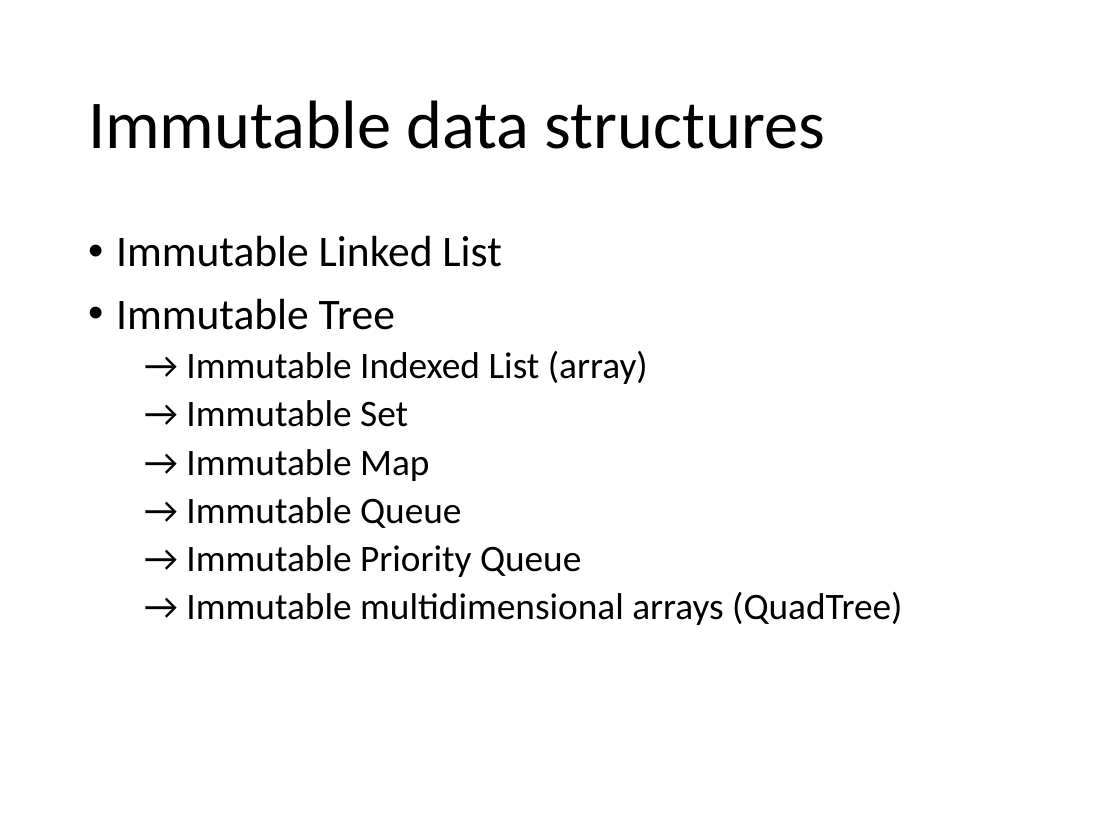
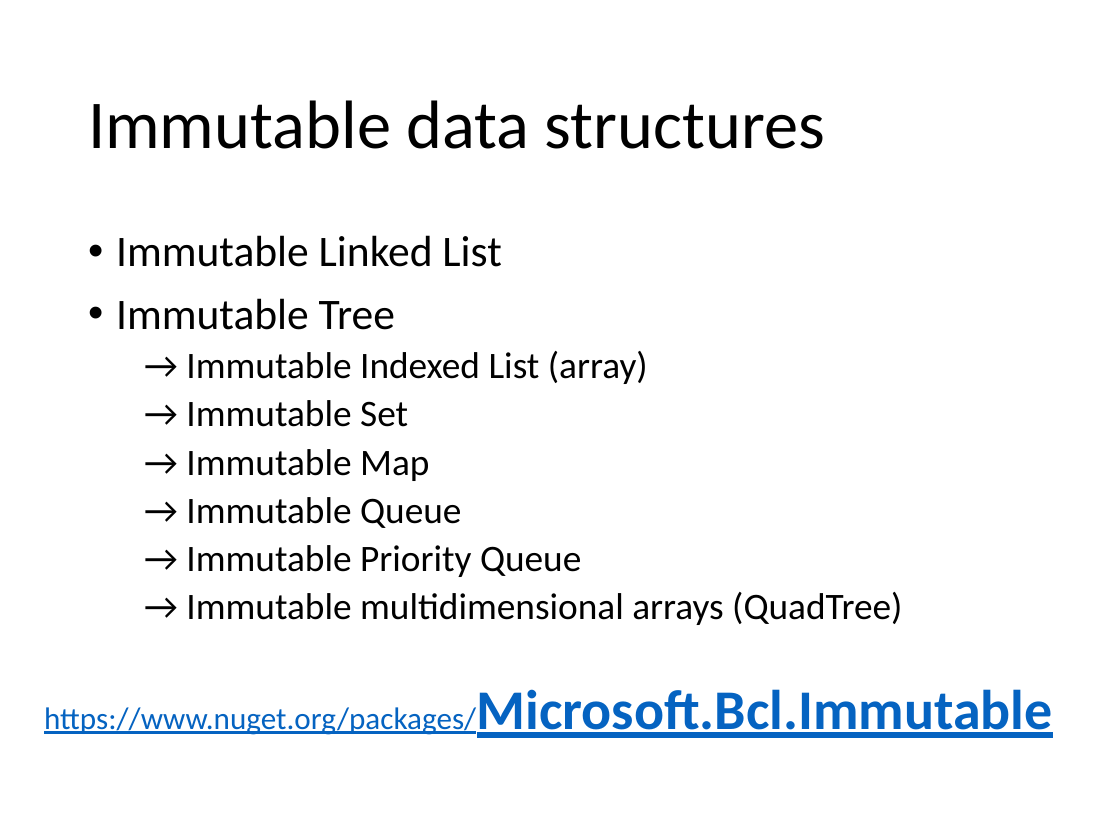
Before and after one commit to valertron/design, a slide deck: slide 28 of Design.pptx (slide 50 before the commit). Drawn at 1120x840 pixels with LibreOffice and Linux fonts; fonts in the diff are those of the drawing. Boxes give left, top, right and bottom in pixels: in the first picture for what was removed or moved away, otherwise in the second. Text is boxed around its words. In the diff, an @@ line names an element or a change of style, - is before the commit and + after.

```diff
--- a/Design.pptx
+++ b/Design.pptx
@@ text added at (44, 689, 1053, 738), 20 pt, text #0563C1, underline @@
+https://www.nuget.org/packages/Microsoft.Bcl.Immutable
```
Also in this commit, not shown: 17 other slides changed, 19 slides added, 2 slides removed, 1 other file.
